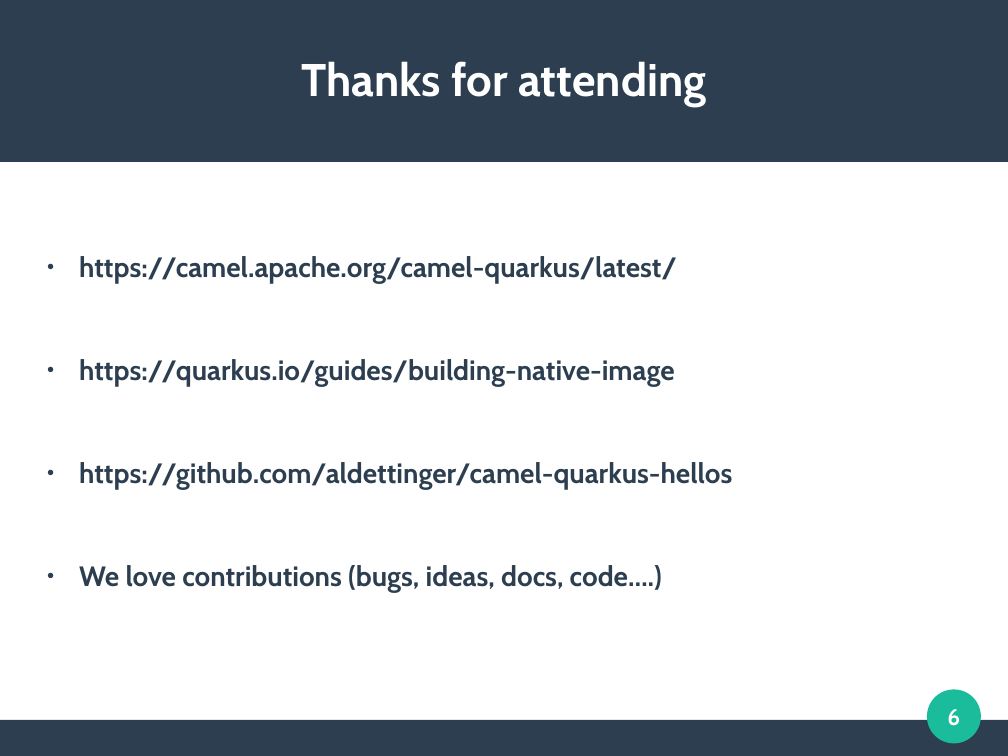
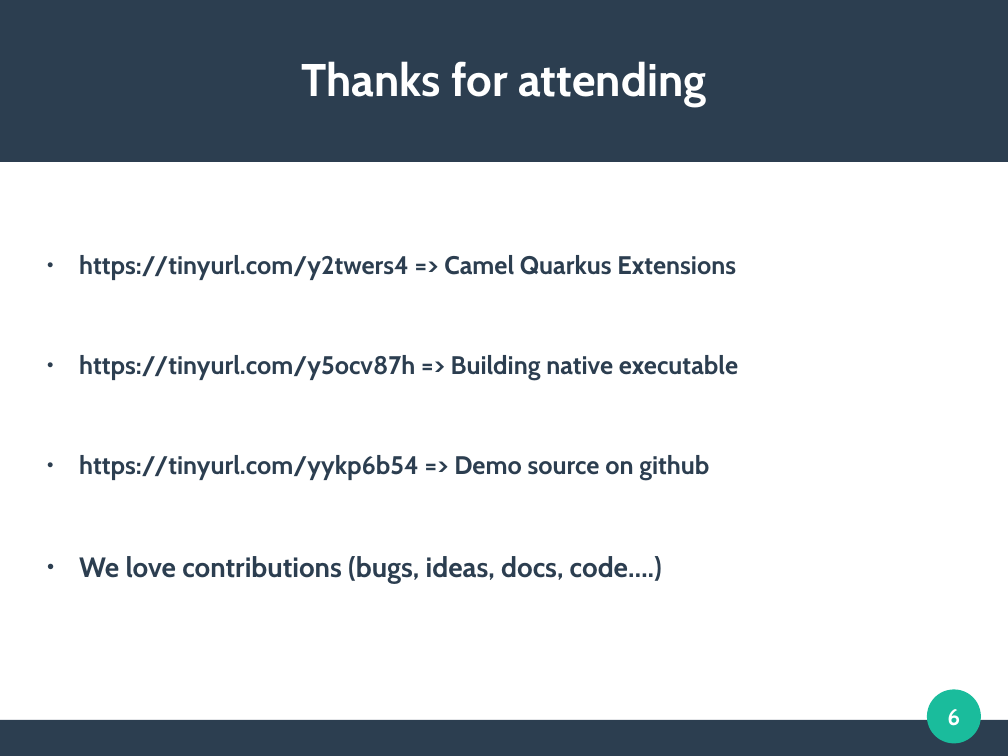
Before and after one commit to aldettinger/getting-started-with-camel-on-quarkus-hellos, a slide deck: slide 6 of Getting Started With Supersonic Subatomic Camel.odp. Drawn at 1008x756 pixels with LibreOffice and Linux fonts; fonts in the diff are those of the drawing. Boxes give left, top, right and bottom in pixels: in the first picture for what was removed or moved away, otherwise in the second. Text is boxed around its words. In the diff, an @@ line names an element or a change of style, - is before the commit and + after.

Commit message:
enhanced the demo

```diff
--- a/Getting Started With Supersonic Subatomic Camel.odp
+++ b/Getting Started With Supersonic Subatomic Camel.odp
@@ text at [79, 255, 738, 480]: text changed; size 22 to 20 pt @@
-● https://camel.apache.org/camel-quarkus/latest/
-● https://quarkus.io/guides/building-native-image
-● https://github.com/aldettinger/camel-quarkus-hellos
+● https://tinyurl.com/y2twers4 => Camel Quarkus Extensions
+● https://tinyurl.com/y5ocv87h => Building native executable
+● https://tinyurl.com/yykp6b54 => Demo source on github
```
Also in this commit, not shown: 1 other slide changed, 1 other file.
